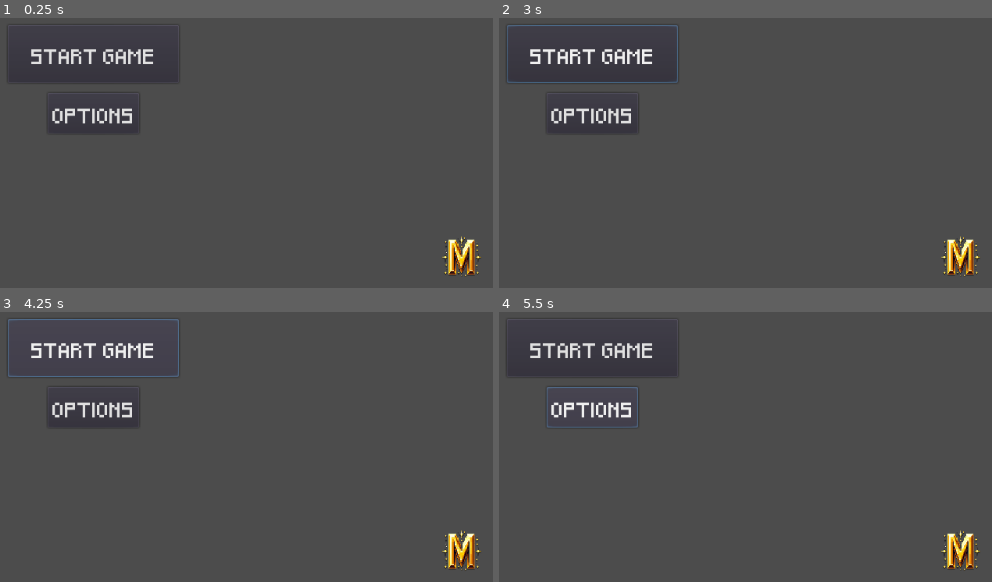
Above: before the commit, frames 1-4 (two rows, left to right).
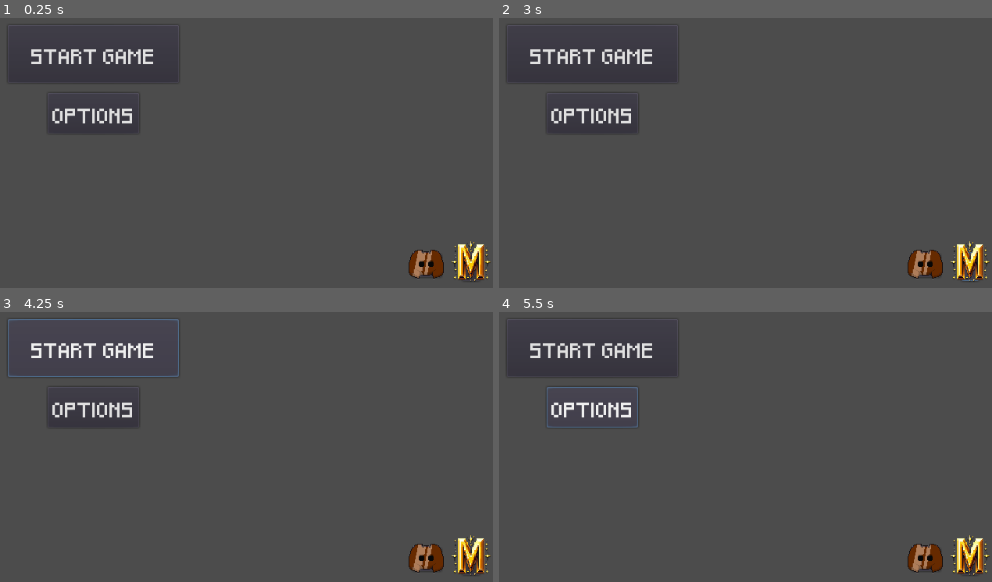
Above: after the commit, the same moments.

Repository: Alexrupa27/JocProyectoMineralRush
Game: Godot game, scene res://HUB.tscn
Two runs of this game, one before a commit and one after it. Both use one fixed random seed, a clock stepped at 60 frames per second and the inputs below.
Inputs (mouse positions are in pixels of both pictures, inside the frame that each line leads up to):
- Up to frame 1 (0.25 s): no input
- Up to frame 2 (3 s): click (972, 266) at 0.52 s; click "START GAME" at 1.25 s; click "START GAME" at 2 s; click (972, 266) at 2.77 s
- Up to frame 3 (4.25 s): click "START GAME" at 3.5 s
- Up to frame 4 (5.5 s): click (972, 560) at 4.27 s; click "OPTIONS" at 5 s

The runs differ from the first frame. In frame 1, 1.7% of the frame differs, in the area x 82-100%, y 80-98%; in frame 2, 2.0%, in the area x 1-100%, y 2-98%; in frame 3, 1.7%; in frame 4, 1.7%.

Commit message:
links Menu

Diff:
--- /dev/null
+++ b/HUB.gd
@@ -0,0 +1,15 @@
+extends CanvasLayer
+
+var urlWeb = "https://educem.com"
+var urlDiscord = "https://discord.gg/4U57ehVFQz"
+
+func _ready():
+	pass # Replace with function body.
+
+
+func _on_Button_pressed(): #boton Pagina Web
+	OS.shell_open(urlWeb)
+
+
+func _on_DiscordButton_pressed():
+	OS.shell_open(urlDiscord)
--- a/HUB.tscn
+++ b/HUB.tscn
@@ -1,7 +1,9 @@
-[gd_scene load_steps=7 format=2]
+[gd_scene load_steps=9 format=2]
 
 [ext_resource path="res://media/hudImg/image.png" type="Texture" id=1]
 [ext_resource path="res://media/fonts/Pixeled.ttf" type="DynamicFontData" id=2]
+[ext_resource path="res://HUB.gd" type="Script" id=3]
+[ext_resource path="res://media/hudImg/discordlogo.png" type="Texture" id=4]
 
 [sub_resource type="DynamicFont" id=1]
 font_data = ExtResource( 2 )
@@ -17,6 +19,7 @@
 font_data = SubResource( 3 )
 
 [node name="HUB" type="CanvasLayer"]
+script = ExtResource( 3 )
 
 [node name="StartGameButton" type="Button" parent="."]
 anchor_left = 0.5
@@ -42,14 +45,43 @@
 custom_fonts/font = SubResource( 2 )
 text = "OPTIONS"
 
-[node name="LogoSprite" type="Sprite" parent="."]
-position = Vector2( 984, 561 )
-scale = Vector2( 0.106089, 0.118774 )
-texture = ExtResource( 1 )
-
 [node name="NomLabel" type="Label" parent="."]
 anchor_right = 1.0
 margin_bottom = 46.0
 custom_fonts/font = SubResource( 4 )
 text = "MINERAL RUSH"
 align = 1
+
+[node name="WebButton" type="Button" parent="."]
+anchor_left = 0.039
+anchor_top = 0.057
+anchor_right = 0.039
+anchor_bottom = 0.057
+margin_left = 945.064
+margin_top = 519.8
+margin_right = 967.064
+margin_bottom = 556.8
+
+[node name="LogoSprite" type="Sprite" parent="WebButton"]
+position = Vector2( 11, 13 )
+scale = Vector2( 0.106089, 0.118774 )
+texture = ExtResource( 1 )
+
+[node name="DiscordButton" type="Button" parent="."]
+anchor_left = 0.039
+anchor_top = 0.057
+anchor_right = 0.039
+anchor_bottom = 0.057
+margin_left = 882.064
+margin_top = 522.8
+margin_right = 918.064
+margin_bottom = 551.8
+
+[node name="LogoSprite" type="Sprite" parent="DiscordButton"]
+position = Vector2( 17.1186, 13.5546 )
+scale = Vector2( 0.091506, 0.0968624 )
+texture = ExtResource( 4 )
+
+[connection signal="pressed" from="WebButton" to="." method="_on_Button_pressed"]
+[connection signal="pressed" from="DiscordButton" to="." method="_on_DiscordButton_pressed"]
+[connection signal="pressed" from="DiscordButton" to="." method="_on_Button_pressed"]
Binary file added: media/hudImg/discordlogo.png
Not shown, added: media/hudImg/discordlogo.png.import
